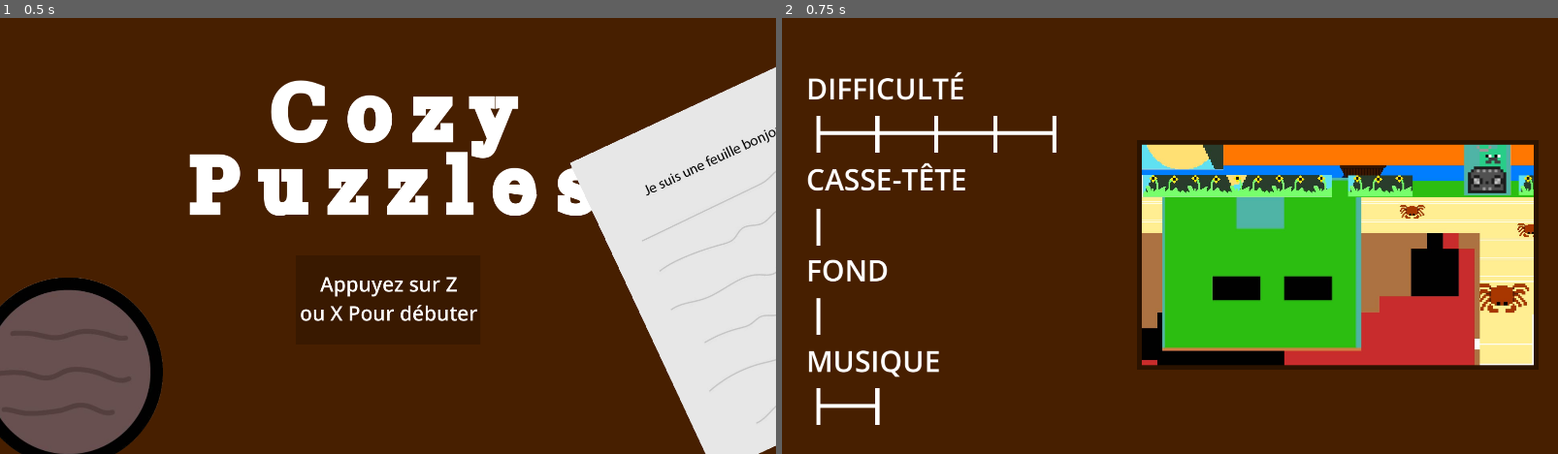
Above: before the commit, frames 1-2 (left to right).
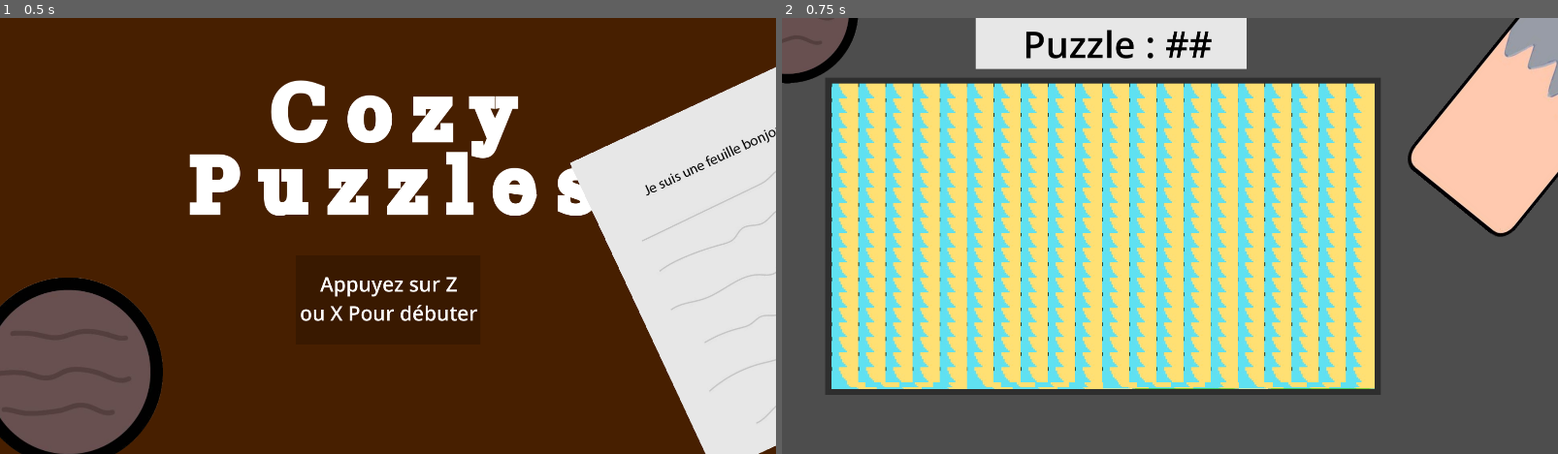
Above: after the commit, the same moments.

Repository: Alexis-Guilbault/guilbault_raymond-janvier_tp4_582-301mo
Game: Godot game, scene res://scenes/pieces/menu.tscn
Two runs of this game, one before a commit and one after it. Both use one fixed random seed, a clock stepped at 60 frames per second and the inputs below.
Inputs:
- Up to frame 1 (0.5 s): no input
- Up to frame 2 (0.75 s): tap Z (Select) at 0.5, 0.6 s; hold Right (Right) from 0.53 s (still down)

Frame 1 is identical in both runs. In frame 2, 100% of the frame differs, in the area x 0-100%, y 0-100%.

Commit message:
Settings

Diff:
--- a/guilbault_raymond-janvier_tp4_582-301mo/scenes/pieces/settings.tscn
+++ b/guilbault_raymond-janvier_tp4_582-301mo/scenes/pieces/settings.tscn
@@ -1,10 +1,22 @@
-[gd_scene load_steps=4 format=3 uid="uid://csu77d7jcemu5"]
+[gd_scene load_steps=8 format=3 uid="uid://csu77d7jcemu5"]
 
 [ext_resource type="Script" uid="uid://dnaqm7de3wmut" path="res://scripts/settings.gd" id="1_5j88b"]
 [ext_resource type="Texture2D" uid="uid://pwgdck26acns" path="res://assets/images/placeholder_puzzle_incroyablee.jpg" id="2_a1lsb"]
 
 [sub_resource type="LabelSettings" id="LabelSettings_5j88b"]
 font_size = 72
+
+[sub_resource type="LabelSettings" id="LabelSettings_cu35h"]
+font_size = 72
+
+[sub_resource type="LabelSettings" id="LabelSettings_htwx8"]
+font_size = 72
+
+[sub_resource type="LabelSettings" id="LabelSettings_w85f7"]
+font_size = 72
+
+[sub_resource type="LabelSettings" id="LabelSettings_a1lsb"]
+font_size = 48
 
 [node name="Settings" type="Node2D"]
 script = ExtResource("1_5j88b")
@@ -23,20 +35,20 @@
 text = "DIFFICULTÉ"
 label_settings = SubResource("LabelSettings_5j88b")
 
-[node name="difficulte5" type="Line2D" parent="difficulte"]
-position = Vector2(292, 0)
-points = PackedVector2Array(90, 243, 90, 334)
-
 [node name="barre1" type="Line2D" parent="difficulte"]
 position = Vector2(292, 0)
 points = PackedVector2Array(-203, 285, 385, 285)
 
-[node name="difficulte4" type="Line2D" parent="difficulte"]
+[node name="difficulte5" type="Line2D" parent="difficulte"]
 position = Vector2(584, 0)
 points = PackedVector2Array(90, 243, 90, 334)
 
+[node name="difficulte4" type="Line2D" parent="difficulte"]
+position = Vector2(438, 0)
+points = PackedVector2Array(90, 243, 90, 334)
+
 [node name="difficulte3" type="Line2D" parent="difficulte"]
-position = Vector2(438, 0)
+position = Vector2(292, 0)
 points = PackedVector2Array(90, 243, 90, 334)
 
 [node name="difficulte2" type="Line2D" parent="difficulte"]
@@ -54,11 +66,22 @@
 offset_right = 458.0
 offset_bottom = 449.0
 text = "CASSE-TÊTE"
-label_settings = SubResource("LabelSettings_5j88b")
+label_settings = SubResource("LabelSettings_cu35h")
 
 [node name="puzzle1" type="Line2D" parent="casse-tete"]
 position = Vector2(0, 229)
 points = PackedVector2Array(90, 243, 90, 334)
+
+[node name="Polygon2D2" type="Polygon2D" parent="casse-tete"]
+position = Vector2(879, 55)
+scale = Vector2(0.517216, 0.525617)
+color = Color(0, 0, 0, 0.392157)
+polygon = PackedVector2Array(0, 0, 1920, 0, 1920, 1080, 0, 1080)
+
+[node name="Preview_Puzzle" type="Sprite2D" parent="casse-tete"]
+position = Vector2(1374.67, 339)
+scale = Vector2(0.722222, 0.722222)
+texture = ExtResource("2_a1lsb")
 
 [node name="fond" type="Node2D" parent="."]
 
@@ -68,7 +91,7 @@
 offset_right = 452.0
 offset_bottom = 674.0
 text = "FOND"
-label_settings = SubResource("LabelSettings_5j88b")
+label_settings = SubResource("LabelSettings_htwx8")
 
 [node name="fond1" type="Line2D" parent="fond"]
 position = Vector2(0, 451)
@@ -82,7 +105,7 @@
 offset_right = 452.0
 offset_bottom = 899.0
 text = "MUSIQUE"
-label_settings = SubResource("LabelSettings_5j88b")
+label_settings = SubResource("LabelSettings_w85f7")
 
 [node name="barre4" type="Line2D" parent="musique"]
 position = Vector2(138.352, 676)
@@ -97,13 +120,16 @@
 position = Vector2(146, 674)
 points = PackedVector2Array(90, 243, 90, 334)
 
-[node name="Polygon2D2" type="Polygon2D" parent="."]
-position = Vector2(879, 303)
-scale = Vector2(0.517216, 0.525617)
-color = Color(0, 0, 0, 0.392157)
-polygon = PackedVector2Array(0, 0, 1920, 0, 1920, 1080, 0, 1080)
-
-[node name="PlaceholderPuzzleIncroyablee" type="Sprite2D" parent="."]
-position = Vector2(1374.67, 587)
-scale = Vector2(0.722222, 0.722222)
-texture = ExtResource("2_a1lsb")
+[node name="Label" type="Label" parent="."]
+offset_left = 1173.0
+offset_top = 674.0
+offset_right = 1826.0
+offset_bottom = 1021.0
+text = "↑ pour monter
+↓ pour descendre
+←→ pour changer l'option
+Z pour commencer le puzzle
+X pour retourner au menu"
+label_settings = SubResource("LabelSettings_a1lsb")
+horizontal_alignment = 2
+vertical_alignment = 1
--- a/guilbault_raymond-janvier_tp4_582-301mo/scripts/settings.gd
+++ b/guilbault_raymond-janvier_tp4_582-301mo/scripts/settings.gd
@@ -35,3 +35,91 @@
 # 1 = Type A
 # 2 = Type B
 var music_setting = [1, 2]
+
+@onready var labels = [$"./difficulte/Label", $"./casse-tete/Label2", $"./fond/Label3", $"./musique/Label4"]
+@onready var difficulty_bars = [$"./difficulte/difficulte1", $"./difficulte/difficulte2", $"./difficulte/difficulte3", $"./difficulte/difficulte4", $"./difficulte/difficulte5"]
+@onready var puzzle_bars = [$"./casse-tete/puzzle1"]
+@onready var background_bars = [$"./fond/fond1"]
+@onready var music_bars = [$"./musique/musique1", $"./musique/musique2"]
+
+func _input(_event) -> void:
+	if Input.is_action_just_pressed("Select"):
+		get_tree().change_scene_to_file("res://scenes/pieces/jeu_puzzle.tscn")
+
+	if Input.is_action_just_pressed("Pause"):
+		get_tree().change_scene_to_file("res://scenes/pieces/menu.tscn")
+
+	if Input.is_action_just_pressed("Up"):
+		choice -= 1
+		if choice < 1:
+			choice = 4
+
+	if Input.is_action_just_pressed("Down"):
+		choice += 1
+		if choice > 4:
+			choice = 1
+
+	if Input.is_action_just_pressed("Left"):
+		match choice:
+			1:
+				if difficulty > 1:
+					difficulty -= 1
+			2:
+				if puzzle_image > 1:
+					puzzle_image -= 1
+			3:
+				if background_image > 1:
+					background_image -= 1
+			4:
+				if music_choice > 1:
+					music_choice -= 1
+
+	if Input.is_action_just_pressed("Right"):
+		match choice:
+			1:
+				if difficulty < difficulty_setting.size():
+					difficulty += 1
+			2:
+				if puzzle_image < puzzle_image_setting.size():
+					puzzle_image += 1
+			3:
+				if background_image < background_image_setting.size():
+					background_image += 1
+			4:
+				if music_choice < music_setting.size():
+					music_choice += 1
+
+func _process(_delta: float) -> void:
+	if get_tree().current_scene.name != "Settings" :
+		queue_free()
+		print(difficulty)
+
+	for label_index in labels:
+		if labels.find(label_index) + 1 == choice:
+			label_index.label_settings.font_color = Color.RED
+		else:
+			label_index.label_settings.font_color = Color.WHITE
+
+	for dif_bars in difficulty_bars:
+		if difficulty_bars.find(dif_bars) + 1 == difficulty:
+			dif_bars.default_color = Color.RED
+		else:
+			dif_bars.default_color = Color.WHITE
+
+	for puz_bars in puzzle_bars:
+		if puzzle_bars.find(puz_bars) + 1 == puzzle_image:
+			puz_bars.default_color = Color.RED
+		else:
+			puz_bars.default_color = Color.WHITE
+
+	for back_bars in background_bars:
+		if background_bars.find(back_bars) + 1 == background_image:
+			back_bars.default_color = Color.RED
+		else:
+			back_bars.default_color = Color.WHITE
+
+	for mus_bars in music_bars:
+		if music_bars.find(mus_bars) + 1 == music_choice:
+			mus_bars.default_color = Color.RED
+		else:
+			mus_bars.default_color = Color.WHITE
--- a/guilbault_raymond-janvier_tp4_582-301mo/scripts/timer.gd
+++ b/guilbault_raymond-janvier_tp4_582-301mo/scripts/timer.gd
@@ -1,4 +1,3 @@
 extends Node2D
 
 var temps = 0
-@onready var jeu = get_node("")
